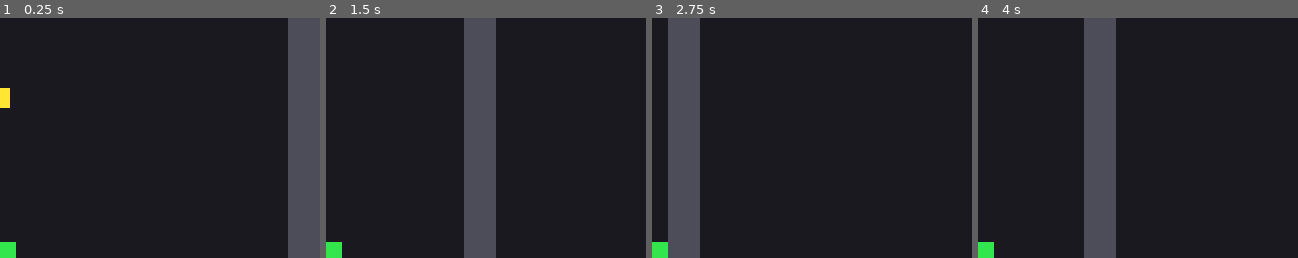
Above: before the commit, frames 1-4 (left to right).
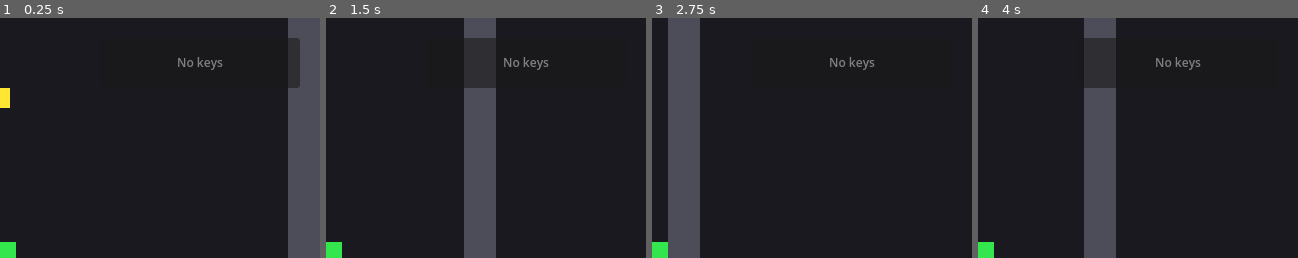
Above: after the commit, the same moments.

Repository: n8Develop/GODMACHINE
Game: Godot game, scene res://scenes/main.tscn
Two runs of this game, one before a commit and one after it. Both use one fixed random seed, a clock stepped at 60 frames per second and the inputs below.
Inputs:
- Up to frame 1 (0.25 s): no input
- Up to frame 2 (1.5 s): tap Enter at 0.5 s; hold D (move_right) 0.53-1.28 s; hold S (move_down) from 1.28 s (still down)
- Up to frame 3 (2.75 s): tap Space at 2 s; release S (move_down) at 2.03 s; hold D (move_right) from 2.03 s (still down)
- Up to frame 4 (4 s): release D (move_right) at 2.78 s; hold W (move_up) 2.78-3.53 s; hold A (move_left) from 3.53 s (still down)
The pictures show only the part of the screen within x 50-100%, y 0-50%; the shares and areas given below are measured in that part.

The runs differ from the first frame. In frame 1, 1.0% of the frame differs, in the area x 55-94%, y 8-30%; in frame 2, 2.3%, in the area x 43-70%, y 8-30%; in frame 3, 0.3%; in frame 4, 2.3%.
Error in both runs: Invalid access to property or key 'max_health_changed' on a base object of type 'Node (HealthComponent)'. (res://scripts/ui_health_bar.gd:17)

Commit message:
Cycle 12: display key_inventory_ui

Diff:
--- a/game/scenes/main.tscn
+++ b/game/scenes/main.tscn
@@ -1,9 +1,10 @@
-[gd_scene load_steps=4 format=3]
+[gd_scene load_steps=5 format=3]
 
 [ext_resource type="PackedScene" path="res://scenes/player.tscn" id="1"]
 [ext_resource type="PackedScene" path="res://scenes/room_start.tscn" id="2"]
 [ext_resource type="PackedScene" path="res://scenes/ui_health_bar.tscn" id="3"]
 [ext_resource type="PackedScene" path="res://scenes/ui_game_over.tscn" id="4"]
+[ext_resource type="PackedScene" path="res://scenes/ui_key_inventory.tscn" id="5"]
 
 [node name="Main" type="Node2D"]
 
@@ -20,4 +21,6 @@
 offset_right = 200.0
 offset_bottom = 60.0
 
+[node name="UIKeyInventory" parent="CanvasLayer" instance=ExtResource("5")]
+
 [node name="UIGameOver" parent="CanvasLayer" instance=ExtResource("4")]
--- /dev/null
+++ b/game/scenes/ui_key_inventory.tscn
@@ -0,0 +1,40 @@
+[gd_scene load_steps=2 format=3]
+
+[ext_resource type="Script" path="res://scripts/ui_key_inventory.gd" id="1"]
+
+[node name="UIKeyInventory" type="Control"]
+layout_mode = 3
+anchors_preset = 1
+anchor_left = 1.0
+anchor_right = 1.0
+offset_left = -220.0
+offset_top = 20.0
+offset_right = -20.0
+offset_bottom = 70.0
+grow_horizontal = 0
+script = ExtResource("1")
+
+[node name="Panel" type="Panel" parent="."]
+layout_mode = 1
+anchors_preset = 15
+anchor_right = 1.0
+anchor_bottom = 1.0
+grow_horizontal = 2
+grow_vertical = 2
+
+[node name="MarginContainer" type="MarginContainer" parent="Panel"]
+layout_mode = 1
+anchors_preset = 15
+anchor_right = 1.0
+anchor_bottom = 1.0
+grow_horizontal = 2
+grow_vertical = 2
+theme_override_constants/margin_left = 8
+theme_override_constants/margin_top = 8
+theme_override_constants/margin_right = 8
+theme_override_constants/margin_bottom = 8
+
+[node name="HBoxContainer" type="HBoxContainer" parent="Panel/MarginContainer"]
+layout_mode = 2
+theme_override_constants/separation = 8
+alignment = 1
--- /dev/null
+++ b/game/scripts/ui_key_inventory.gd
@@ -0,0 +1,48 @@
+extends Control
+class_name UIKeyInventory
+
+@onready var _key_container: HBoxContainer = $Panel/MarginContainer/HBoxContainer
+var _key_labels: Array[Label] = []
+
+func _ready() -> void:
+	# Find player and connect to key pickup events
+	var player := get_tree().get_first_node_in_group("player")
+	if player:
+		_update_keys()
+		# Poll for key changes every frame (simple approach)
+		set_process(true)
+	else:
+		set_process(false)
+
+func _process(_delta: float) -> void:
+	_update_keys()
+
+func _update_keys() -> void:
+	var player := get_tree().get_first_node_in_group("player")
+	if not player:
+		return
+
+	var keys: Array = player.get_meta("keys", [])
+
+	# Clear existing labels
+	for label in _key_labels:
+		label.queue_free()
+	_key_labels.clear()
+
+	# Create label for each key
+	for key_id in keys:
+		var label := Label.new()
+		label.text = "🔑"
+		label.add_theme_font_size_override(&"font_size", 24)
+		label.add_theme_color_override(&"font_color", Color(1.0, 0.9, 0.2, 1.0))
+		_key_container.add_child(label)
+		_key_labels.append(label)
+
+	# Show "No keys" message if empty
+	if keys.is_empty():
+		var label := Label.new()
+		label.text = "No keys"
+		label.add_theme_font_size_override(&"font_size", 12)
+		label.add_theme_color_override(&"font_color", Color(0.5, 0.5, 0.5, 1.0))
+		_key_container.add_child(label)
+		_key_labels.append(label)
Not shown, changed: lore/cycle_log.xml
Not shown, changed: lore/learnings.md
Not shown, changed: lore/world_state.xml
